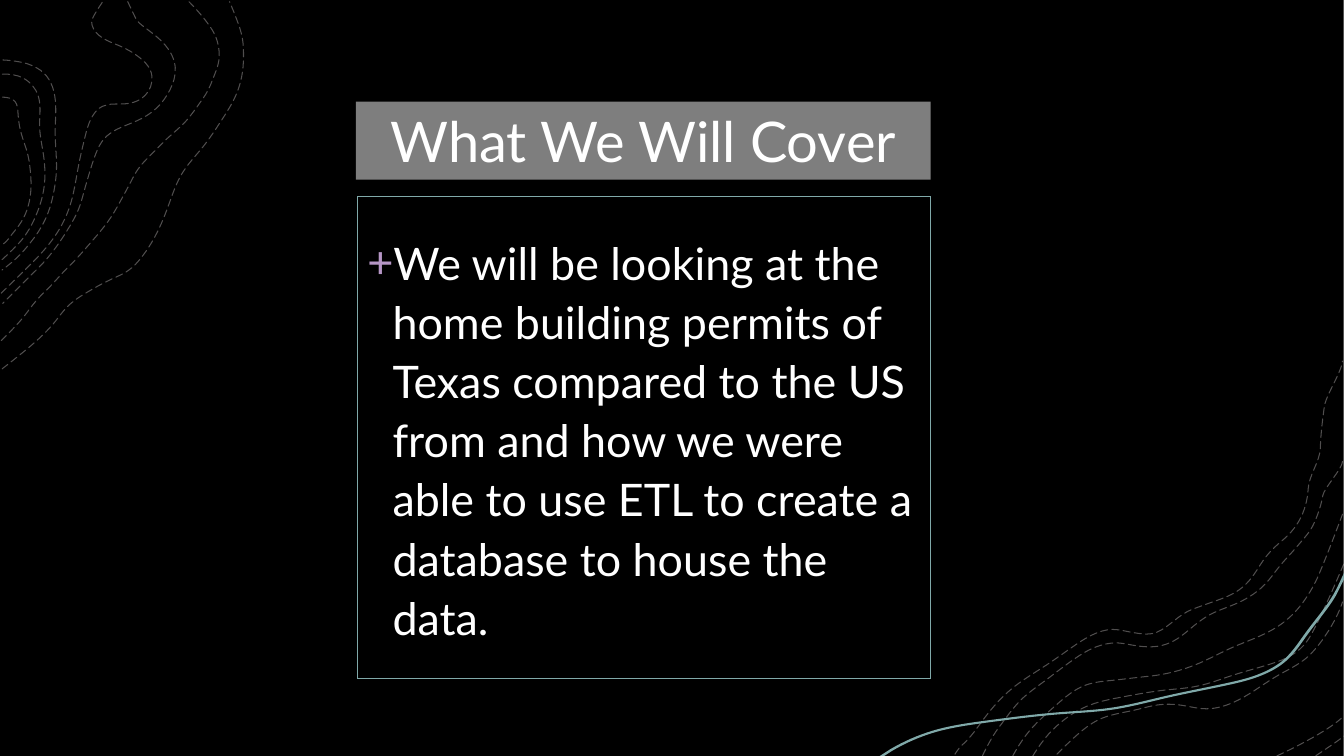
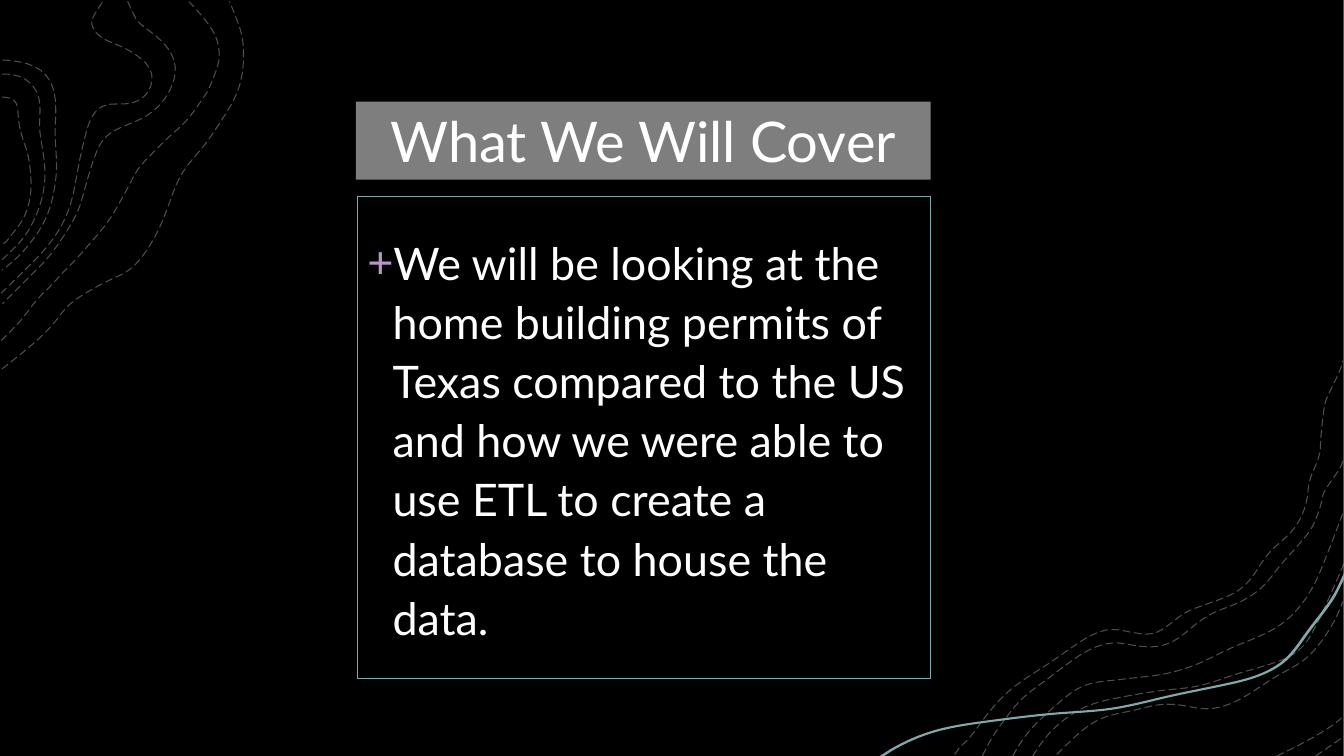
Before and after one commit to jtell32/Project-2, a slide deck: slide 2 of Project 2 (Group 4)v2.pptx. Drawn at 1344x756 pixels with LibreOffice and Linux fonts; fonts in the diff are those of the drawing; background and template pictures are left out. Boxes give left, top, right and bottom in pixels: in the first picture for what was removed or moved away, otherwise in the second. Text is boxed around its words. In the diff, an @@ line names an element or a change of style, - is before the commit and + after.

```diff
--- a/Project 2 (Group 4)v2.pptx
+++ b/Project 2 (Group 4)v2.pptx
@@ text at [393,247,905,636]: text changed @@
-+ We will be looking at the home building permits of Texas compared to the US from and how we were able to use ETL to create a database to house the data.
++ We will be looking at the home building permits of Texas compared to the US and how we were able to use ETL to create a database to house the data.
```
Also in this commit, not shown: 2 other slides changed, 1 slide added, 1 slide removed.
